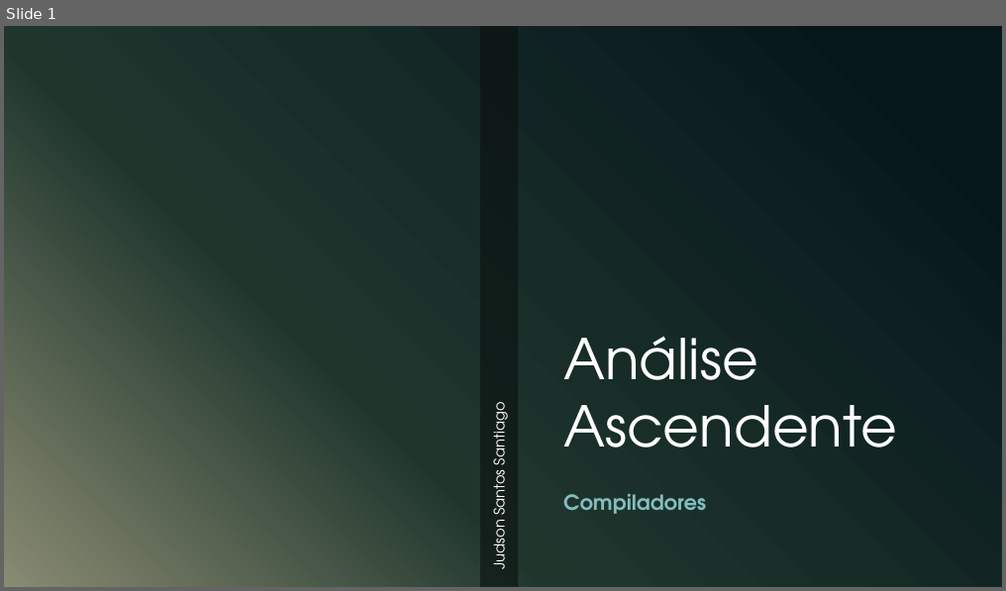
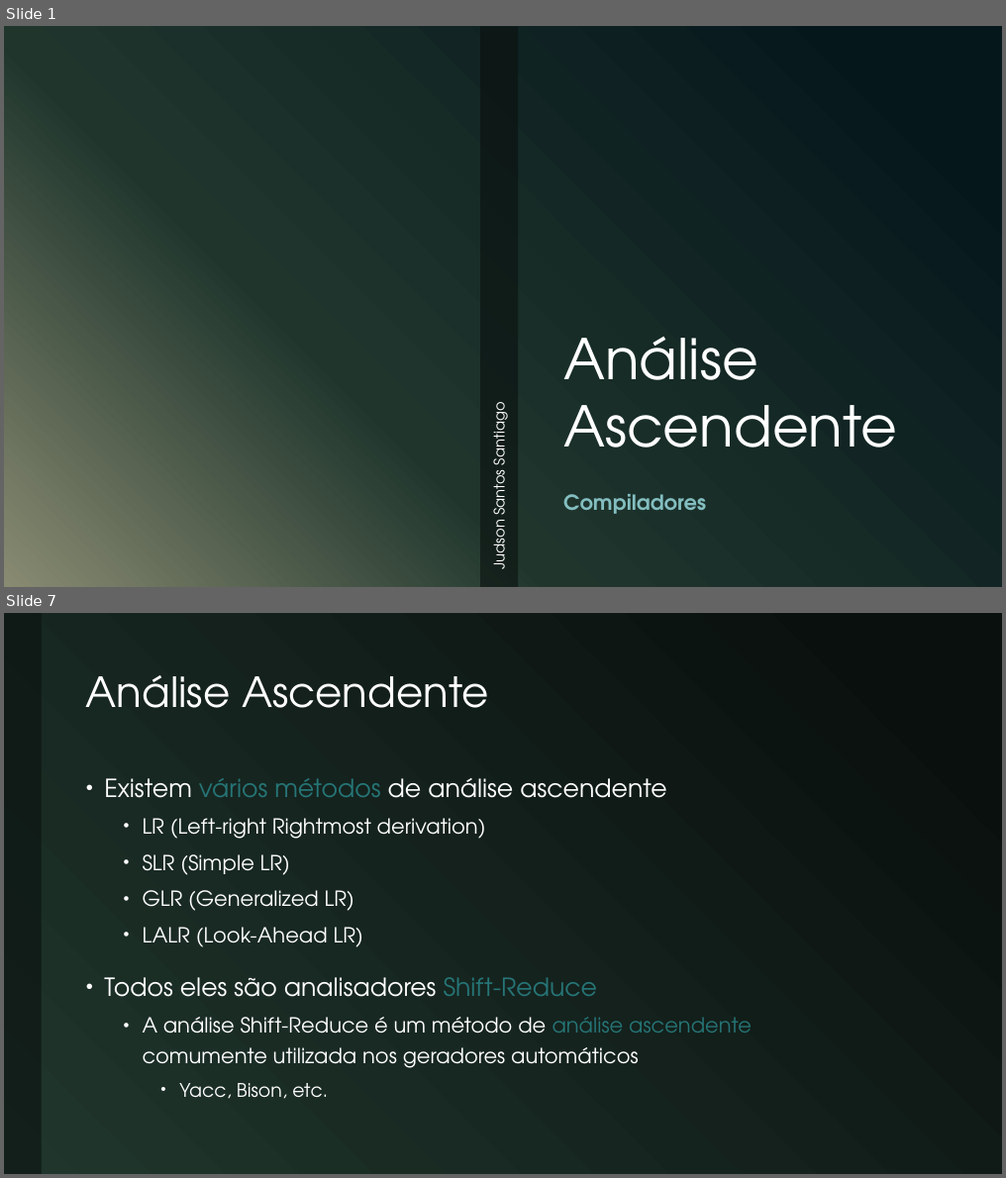
Before and after one commit to JudsonSS/Compiladores, a slide deck: Slides/23. Análise Ascendente.pptx. Shown one above the other, each under a label of ours: slide 1 before the commit, slides 1 and 7 after it; the slides between them are not shown. The pictures are 1006x591 and 1006x1178 pixels, drawn with LibreOffice and Linux fonts; fonts in the diff are those of the drawing; background and template pictures are left out. Boxes give left, top, right and bottom in pixels: in the first picture for what was removed or moved away, otherwise in the second. Text is boxed around its words. In the diff, an @@ line names an element or a change of style, - is before the commit and + after.

```diff
--- a/Slides/23. Análise Ascendente.pptx
+++ b/Slides/23. Análise Ascendente.pptx
@@ slide 7 added at (x1=4, y1=613, x2=1002, y2=1174), background gradient #0A100E to #20362D @@
@@ rectangle added at (x1=4, y1=613, x2=42, y2=1174), fill #0A100E at 60% opacity @@
@@ title added at (x1=86, y1=675, x2=488, y2=708), 40 pt, text #FFFFFF @@
+Análise Ascendente
@@ text added at (x1=104, y1=778, x2=751, y2=1099), 20 pt, text #FFFFFF @@
+• Existem vários métodos de análise ascendente
+  • LR (Left-right Rightmost derivation)
+  • SLR (Simple LR)
+  • GLR (Generalized LR)
+  • LALR (Look-Ahead LR)
+• Todos eles são analisadores Shift-Reduce
+  • A análise Shift-Reduce é um método de análise ascendente
+    comumente utilizada nos geradores automáticos
+    • Yacc, Bison, etc.
```
Also in this commit, not shown: 13 slides changed, 1 other slide added.
